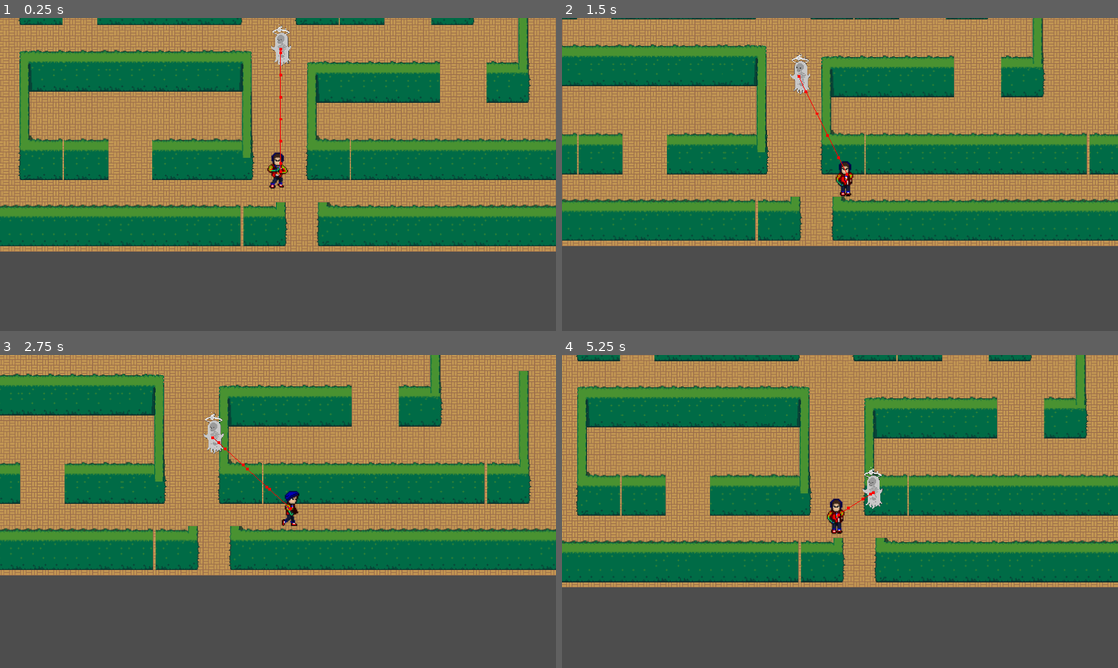
Above: before the commit, frames 1-4 (two rows, left to right).
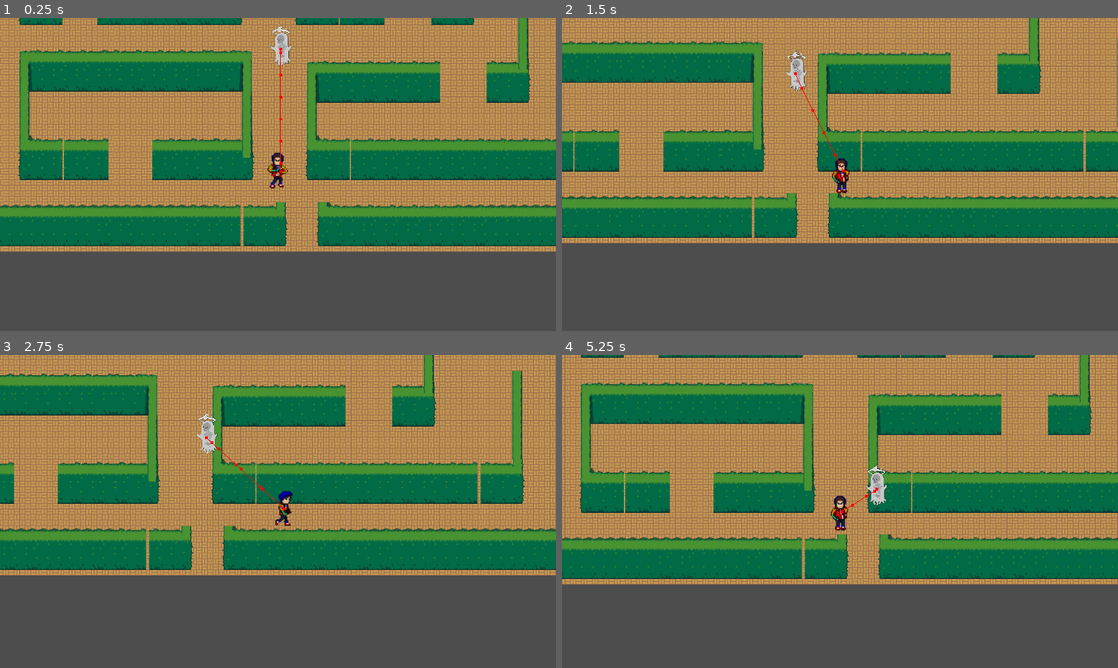
Above: after the commit, the same moments.

Repository: BurneoDanny/MysteryMathGame
Game: Godot game, scene res://scenes/inside_library.tscn
Two runs of this game, one before a commit and one after it. Both use one fixed random seed, a clock stepped at 60 frames per second and the inputs below. This scene is started directly instead of the project's main scene.
Inputs (mouse positions are in pixels of both pictures, inside the frame that each line leads up to):
- Up to frame 1 (0.25 s): no input
- Up to frame 2 (1.5 s): move the mouse to (962, 158) at 0.52 s; press the mouse at (962, 158) at 0.53 s; hold Right (ui_right) 0.53-1.28 s; move the mouse to (728, 190) at 1.27 s; release the mouse at (728, 190) at 1.28 s; hold Down (ui_down) from 1.28 s (still down); click (728, 190) at 1.35 s
- Up to frame 3 (2.75 s): move the mouse to (333, 442) at 2.02 s; release Down (ui_down) at 2.03 s; press the mouse at (333, 442) at 2.03 s; hold Right (ui_right) from 2.03 s (still down)
- Up to frame 4 (5.25 s): move the mouse to (812, 574) at 2.77 s; release Right (ui_right) at 2.78 s; release the mouse at (812, 574) at 2.78 s; hold Up (ui_up) 2.78-3.53 s; click (812, 574) at 2.85 s; move the mouse to (1006, 558) at 3.52 s; press the mouse at (1006, 558) at 3.53 s; hold Left (ui_left) 3.53-5.03 s; move the mouse to (673, 464) at 4.27 s; release the mouse at (673, 464) at 4.28 s; click (673, 464) at 4.35 s; move the mouse to (867, 511) at 5.02 s; press the mouse at (867, 511) at 5.03 s; hold Down (ui_down) from 5.03 s (still down)

The runs differ from the first frame. In frame 1, less than 0.1% of the frame differs, in the area x 48-52%, y 42-55%; in frame 2, 27%; in frame 3, 19%; in frame 4, 28%, in the area x 0-100%, y 0-75%.

Commit message:
enemy collision & knock back & hurt blinking

Diff:
--- a/scenes/ghost.tscn
+++ b/scenes/ghost.tscn
@@ -75,8 +75,12 @@
 }]
 
 [sub_resource type="CapsuleShape2D" id="CapsuleShape2D_o3bbx"]
-radius = 28.2051
-height = 87.1795
+radius = 33.3333
+height = 112.82
+
+[sub_resource type="CapsuleShape2D" id="CapsuleShape2D_pera5"]
+radius = 30.7692
+height = 112.821
 
 [node name="Ghost" type="CharacterBody2D"]
 light_mask = 2
@@ -101,4 +105,10 @@
 wait_time = 0.1
 autostart = true
 
+[node name="hitbox" type="Area2D" parent="."]
+
+[node name="CollisionShape2D" type="CollisionShape2D" parent="hitbox"]
+position = Vector2(7.69231, -10.2564)
+shape = SubResource("CapsuleShape2D_pera5")
+
 [connection signal="timeout" from="Timer" to="." method="_on_timer_timeout"]
--- a/scenes/inside_library.tscn
+++ b/scenes/inside_library.tscn
@@ -97,6 +97,7 @@
 [node name="player" parent="." instance=ExtResource("4_x2xq0")]
 light_mask = 9
 position = Vector2(754, 780)
+knockbackPower = 2000
 
 [node name="followcam" type="Camera2D" parent="player"]
 position = Vector2(-4, 4)
@@ -106,6 +107,7 @@
 limit_right = 3400
 limit_bottom = 2600
 position_smoothing_enabled = true
+position_smoothing_speed = 10.0
 
 [node name="CollisionShape2D2" type="CollisionShape2D" parent="player"]
 position = Vector2(-4, 6)
--- a/scenes/player.tscn
+++ b/scenes/player.tscn
@@ -377,16 +377,85 @@
 "speed": 8.0
 }]
 
+[sub_resource type="CapsuleShape2D" id="CapsuleShape2D_3qr62"]
+height = 38.0
+
+[sub_resource type="Animation" id="Animation_x8cme"]
+resource_name = "hurtBlink"
+length = 0.4
+loop_mode = 1
+step = 0.2
+tracks/0/type = "value"
+tracks/0/imported = false
+tracks/0/enabled = true
+tracks/0/path = NodePath("AnimatedSprite2D/ColorRect:color")
+tracks/0/interp = 1
+tracks/0/loop_wrap = true
+tracks/0/keys = {
+"times": PackedFloat32Array(0, 0.2),
+"transitions": PackedFloat32Array(1, 1),
+"update": 0,
+"values": [Color(1, 0.0784314, 0, 0.584314), Color(1, 1, 1, 0.584314)]
+}
+
+[sub_resource type="Animation" id="Animation_s73nu"]
+length = 0.001
+tracks/0/type = "value"
+tracks/0/imported = false
+tracks/0/enabled = true
+tracks/0/path = NodePath("AnimatedSprite2D/ColorRect:color")
+tracks/0/interp = 1
+tracks/0/loop_wrap = true
+tracks/0/keys = {
+"times": PackedFloat32Array(0),
+"transitions": PackedFloat32Array(1),
+"update": 0,
+"values": [Color(1, 0.0784314, 0, 0)]
+}
+
+[sub_resource type="AnimationLibrary" id="AnimationLibrary_cno27"]
+_data = {
+"RESET": SubResource("Animation_s73nu"),
+"hurtBlink": SubResource("Animation_x8cme")
+}
+
 [node name="player" type="CharacterBody2D"]
 position = Vector2(135, 169)
 collision_layer = 2
 collision_mask = 3
 script = ExtResource("1_hurwj")
+knockbackPower = 1000
 
 [node name="CollisionShape2D" type="CollisionShape2D" parent="."]
 
 [node name="AnimatedSprite2D" type="AnimatedSprite2D" parent="."]
+clip_children = 2
 position = Vector2(-3, -1)
 scale = Vector2(1.48509, 1.40226)
 sprite_frames = SubResource("SpriteFrames_g5vja")
 animation = &"side_walk"
+
+[node name="ColorRect" type="ColorRect" parent="AnimatedSprite2D"]
+offset_left = -17.0
+offset_top = -21.0
+offset_right = 20.0
+offset_bottom = 21.0
+color = Color(1, 0.0784314, 0, 0)
+
+[node name="hurtbox" type="Area2D" parent="."]
+collision_layer = 2
+collision_mask = 3
+
+[node name="CollisionShape2D" type="CollisionShape2D" parent="hurtbox"]
+position = Vector2(-4, 6)
+shape = SubResource("CapsuleShape2D_3qr62")
+
+[node name="Effects" type="AnimationPlayer" parent="."]
+libraries = {
+"": SubResource("AnimationLibrary_cno27")
+}
+
+[node name="hurtTimer" type="Timer" parent="."]
+one_shot = true
+
+[connection signal="area_entered" from="hurtbox" to="." method="_on_hurtbox_area_entered"]
--- a/scripts/player.gd
+++ b/scripts/player.gd
@@ -2,12 +2,23 @@
 
 const speed = 100
 var current_dir = "none"
+@onready var effects = $Effects
+@export var knockbackPower: int = 500
+@onready var hurtTimer = $hurtTimer
 
 func _ready():
 	$AnimatedSprite2D.play("front_idle")
+	effects.play("RESET")
+
+func handle_collision():
+	for i in get_slide_collision_count():
+		var collision = get_slide_collision(i)
+		var collider = collision.get_collider()
+		print_debug(collider.name)
 
 func _physics_process(delta):
 	player_movement(delta)
+	handle_collision()
 
 func player_movement(delta):
 	if Input.is_action_pressed("ui_right"):
@@ -68,3 +79,22 @@
 			anim.play("back_walk")
 		elif movement == 0:
 			anim.play("back_idle")
+
+
+func _on_hurtbox_area_entered(area: Area2D) -> void:
+	if area.name == "hitbox":
+		print_debug(area.get_parent().name) # Replace with function body.
+		knockback(area.get_parent().velocity)
+		effects.play("hurtBlink")
+		hurtTimer.start()
+		await hurtTimer.timeout
+		effects.play("RESET")
+
+func knockback(enemyVelocity: Vector2):
+	var knockbackDirection = (enemyVelocity - velocity).normalized() * knockbackPower
+	velocity = knockbackDirection
+	print_debug(velocity)
+	print_debug(position)
+	move_and_slide()
+	print_debug(position)
+	print_debug(" ")
Not shown: 1 places in scenes/ghost.tscn that only renumber resources
Not shown: 1 places in scenes/player.tscn that only renumber resources
